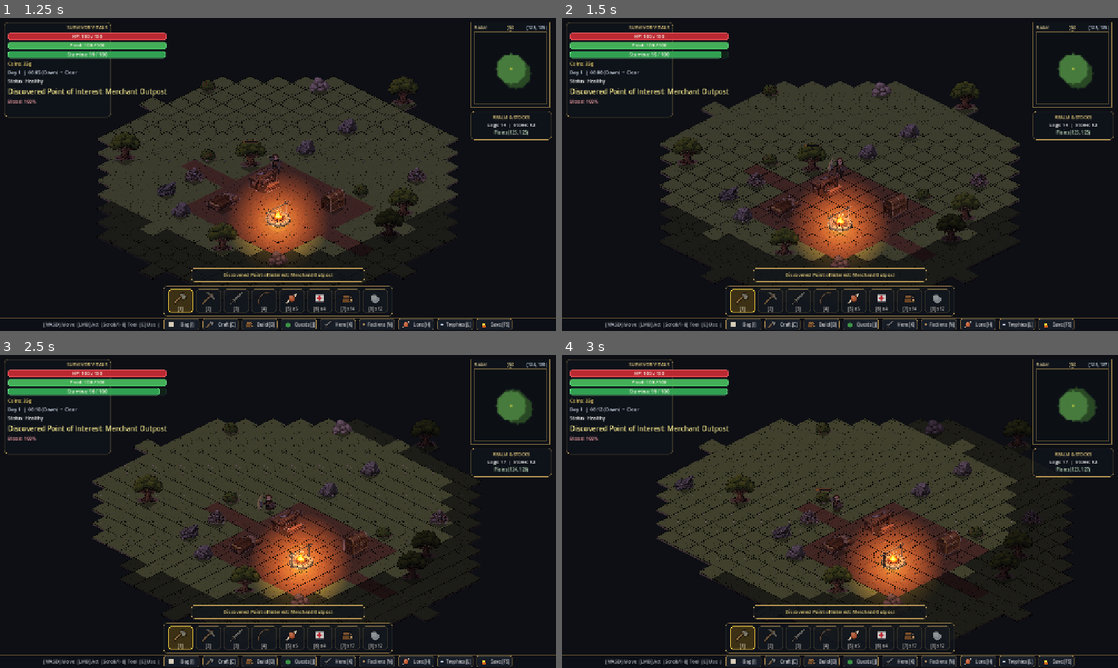
Above: before the commit, frames 1-4 (two rows, left to right).
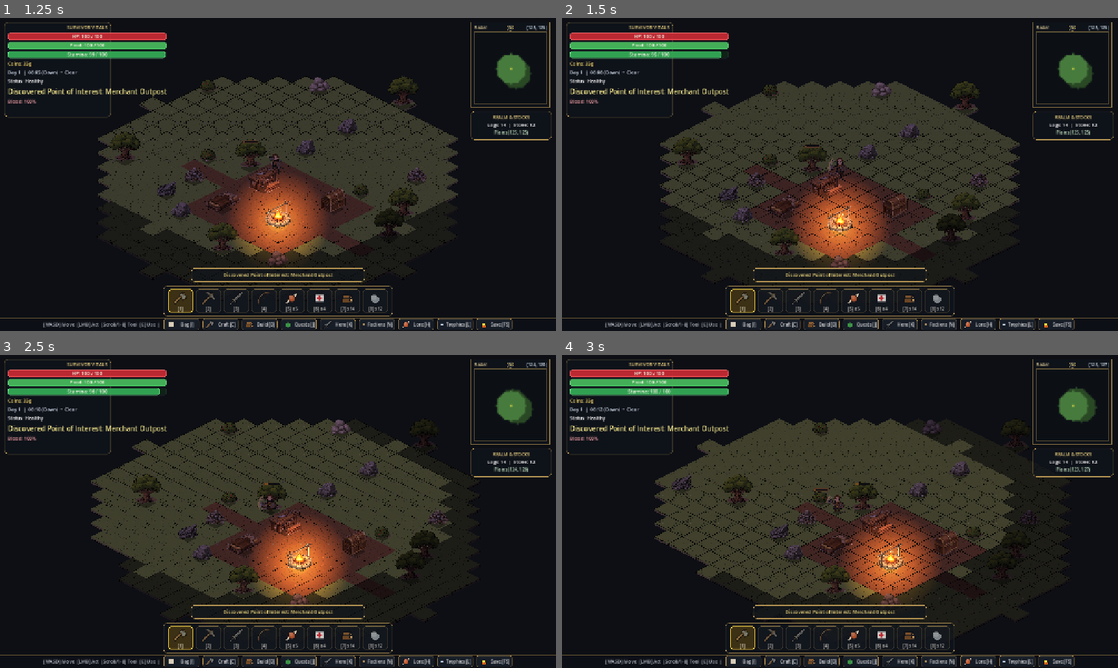
Above: after the commit, the same moments.

Repository: mrsgemaseny/MiniLife
Game: Godot game, scene res://scenes/main.tscn
Same seed, same stepped clock (60 frames per second), same inputs: the game is played once before the commit and once after it.
Inputs (mouse positions are in pixels of both pictures, inside the frame that each line leads up to):
- Up to frame 1 (1.25 s): tap Enter at 0.5 s; move the mouse to (250, 237) at 0.52 s; press the mouse at (250, 237) at 0.53 s; hold W (move_up) from 0.53 s (still down)
- Up to frame 2 (1.5 s): release W (move_up) at 1.25 s; release the mouse at (812, 237) at 1.25 s; drag from (1006, 221) to (812, 237) at 1.27 s
- Up to frame 3 (2.5 s): move the mouse to (111, 464) at 2.02 s; hold A (move_left) from 2.03 s (still down); hold Middle mouse button (demolish) from 2.03 s (still down); click (111, 464) at 2.3 s
- Up to frame 4 (3 s): release A (move_left) at 2.75 s; release Middle mouse button (demolish) at 2.75 s; drag from (867, 511) to (673, 464) at 2.77 s

Frame 1 is identical in both runs. In frame 2, less than 0.1% of the frame differs, in the area x 42-48%, y 39-50%; in frame 3, 5.4%; in frame 4, 6.8%, in the area x 11-92%, y 10-94%.

Commit message:
Remove click-spam resource harvesting; enforce continuous hold mining only

Diff:
--- a/scripts/entities/player.gd
+++ b/scripts/entities/player.gd
@@ -396,23 +396,6 @@
 			equipment.damage_weapon(Config.WEAPON_WEAR_PER_HIT)
 			hit_target = true
 			break
-
-	if hit_target:
-		return
-
-	# Otherwise harvest closest ResourceNode
-	var closest_node: ResourceNode = null
-	var closest_dist: float = Config.MELEE_RANGE
-	for node in get_tree().get_nodes_in_group("harvestable"):
-		if node is ResourceNode:
-			var rn: ResourceNode = node as ResourceNode
-			var d: float = rn.global_position.distance_to(global_position)
-			if d <= closest_dist:
-				closest_dist = d
-				closest_node = rn
-
-	if closest_node != null:
-		closest_node.harvest_hit(self)
 
 func perform_interact() -> void:
 	var player_tile: Vector2i = Config.iso_to_world(global_position)
--- a/scripts/entities/resource_node.gd
+++ b/scripts/entities/resource_node.gd
@@ -357,39 +357,21 @@
 	draw_circle(ofs + Vector2(0.0, -11.0), br * 0.88, primary_col.lightened(0.08))
 
 
-func harvest_hit(harvester: Node) -> bool:
-	if harvester == null:
-		return false
-	var equip: EquipmentComponent = harvester.get("equipment") as EquipmentComponent
-	var req_tool: String = str(_def.get("required_tool", ""))
-	var pref_tool: String = str(_def.get("preferred_tool", ""))
-	var held_tool: String = equip.get_tool_type() if equip != null else ""
-
-	if req_tool != "" and held_tool != req_tool:
-		SignalBus.notification_posted.emit("Requires " + req_tool + " to harvest " + str(_def.get("name", node_def_id)))
-		return false
-
-	var power: int = 2 if (pref_tool != "" and held_tool == pref_tool) else 1
-	hits_remaining -= power
-	_shake_timer = 0.30
+func harvest_hit(_harvester: Node) -> bool:
+	# Single click attack hits only produce visual impact shake/splinters, NEVER deplete or break resource
+	_shake_timer = 0.22
 	_spring_phase = 0.0
 	var chip_col: Color = Color.from_string(str(_def.get("trunk_color", "#7a5434")), Color(0.55, 0.38, 0.22))
 	if node_def_id.find("stone") != -1 or node_def_id.find("iron") != -1 or node_def_id.find("copper") != -1:
 		chip_col = Color(0.72, 0.76, 0.80)
-	for i in range(7):
+	for i in range(5):
 		_chips.append({
 			"pos": Vector2(randf_range(-6.0, 6.0), randf_range(-18.0, -6.0)),
-			"vel": Vector2(randf_range(-52.0, 52.0), randf_range(-95.0, -35.0)),
+			"vel": Vector2(randf_range(-45.0, 45.0), randf_range(-80.0, -30.0)),
 			"col": chip_col.lightened(randf_range(-0.1, 0.18)),
 			"age": 0.0
 		})
 	queue_redraw()
-	if equip != null and held_tool != "":
-		equip.damage_weapon(Config.TOOL_WEAR_PER_HIT)
-
-	if hits_remaining <= 0:
-		_deplete_and_grant(harvester)
-		return true
 	return false
 
 
